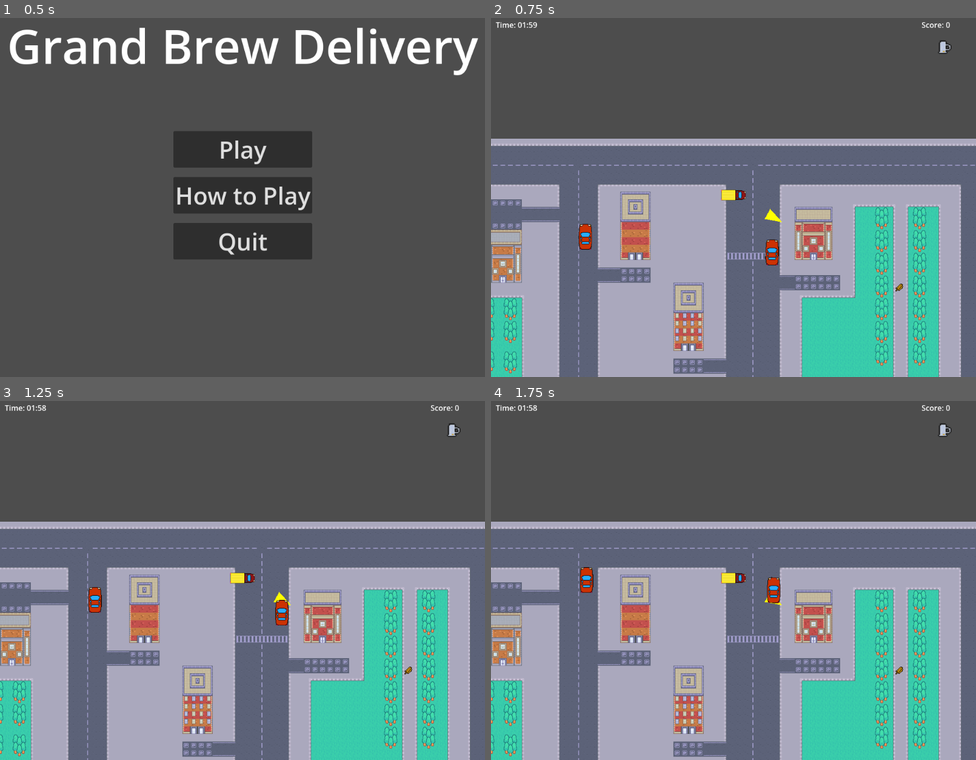
Above: before the commit, frames 1-4 (two rows, left to right).
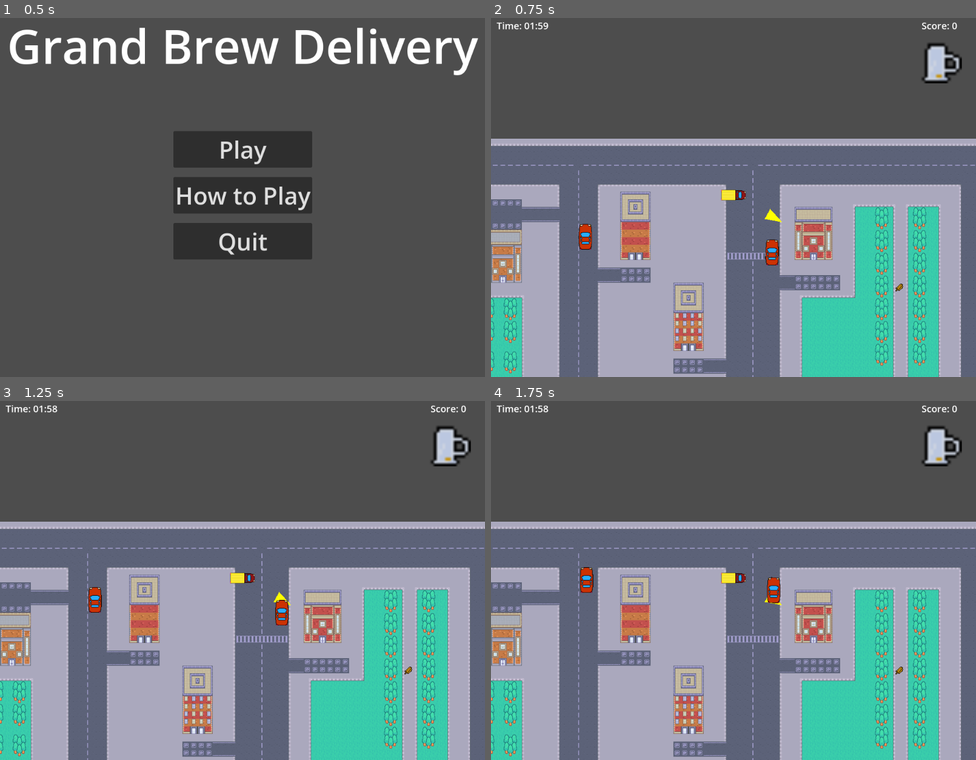
Above: after the commit, the same moments.

Repository: BastianTnd/grand-brew-delivery
Game: Godot game, scene res://Game/MainMenu/main_menu.tscn
Two runs of this game, one before a commit and one after it. Both use one fixed random seed, a clock stepped at 60 frames per second and the inputs below.
Inputs:
- Up to frame 1 (0.5 s): no input
- Up to frame 2 (0.75 s): click "Play" at 0.5 s
- Up to frame 3 (1.25 s): no input
- Up to frame 4 (1.75 s): hold Right (ui_right) from 1.28 s (still down)

Frame 1 is identical in both runs. In frame 2, 0.9% of the frame differs, in the area x 1-98%, y 1-19%; in frame 3, 0.9%; in frame 4, 0.9%.

Commit message:
HUD Scene: - Made HUD Information bigger

Diff:
--- a/godot_project/Game/HUD/hud.tscn
+++ b/godot_project/Game/HUD/hud.tscn
@@ -36,11 +36,12 @@
 [node name="MarginContainerTime" type="MarginContainer" parent="." unique_id=1578489979]
 offset_right = 106.0
 offset_bottom = 40.0
-theme_override_constants/margin_left = 10
-theme_override_constants/margin_top = 10
+theme_override_constants/margin_left = 12
+theme_override_constants/margin_top = 12
 
 [node name="TimeLabel" type="Label" parent="MarginContainerTime" unique_id=1118626193]
 layout_mode = 2
+theme_override_font_sizes/font_size = 20
 text = "TIME 00:00:00"
 
 [node name="MarginContainerScore" type="MarginContainer" parent="." unique_id=926505323]
@@ -50,11 +51,12 @@
 offset_left = -115.0
 offset_bottom = 40.0
 grow_horizontal = 0
-theme_override_constants/margin_top = 10
-theme_override_constants/margin_right = 10
+theme_override_constants/margin_top = 12
+theme_override_constants/margin_right = 12
 
 [node name="ScoreLabel" type="Label" parent="MarginContainerScore" unique_id=390803879]
 layout_mode = 2
+theme_override_font_sizes/font_size = 20
 text = "SCORE: 123456"
 
 [node name="MarginContainer" type="MarginContainer" parent="." unique_id=1826461645 groups=["hud"]]
@@ -68,6 +70,6 @@
 theme_override_constants/margin_right = 30
 
 [node name="BeerVisual" type="AnimatedSprite2D" parent="MarginContainer" unique_id=1737324907]
-position = Vector2(0, 70)
-scale = Vector2(2, 2)
+position = Vector2(-10, 100)
+scale = Vector2(6, 6)
 sprite_frames = SubResource("SpriteFrames_v1bms")
